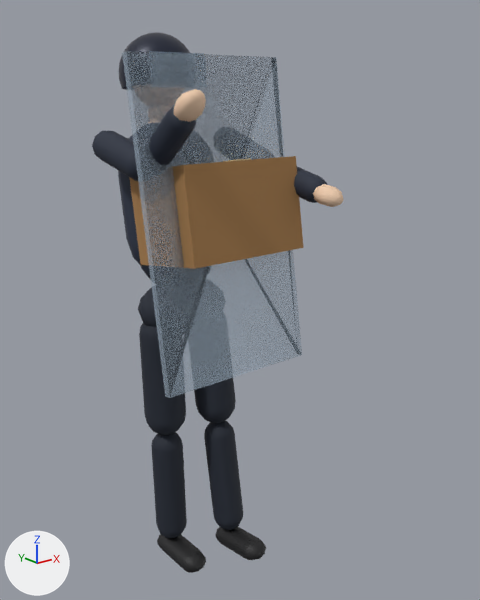
An edit to the glTF model city-hold/public/models/placeholder/char_shield.glb, drawn before and after from the same camera.
One viewpoint serves both versions: a camera (50 mm lens) standing at (-1.226, -1.853, 1.609) and looking at (0.064, -0.241, 0.964). Lighting does not change. The marker at lower left points along +X, +Y and +Z. The picture after the commit comes second. Both versions are drawn at frame 20 of the action 'held'; the numbers are the values there.
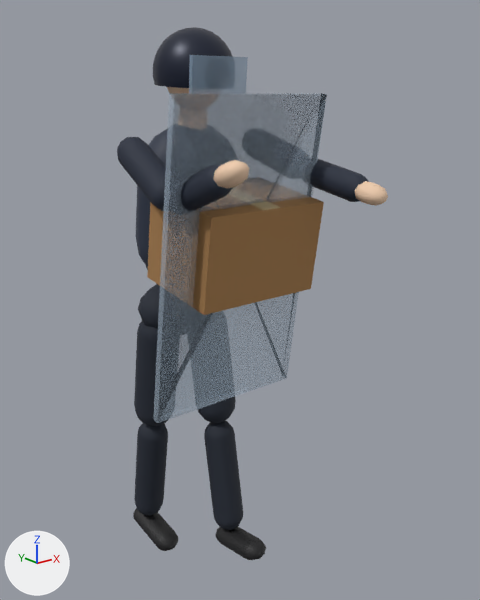
ob_legl is not drawn itself; it is the parent of ob_mesh_1, ob_kneel.
ob_torso is not drawn itself; it is the parent of ob_mesh_4, ob_mesh_5, ob_mesh_6, ob_head, ob_arml, ob_armr, ob_carry, ob_shield.
ob_head is not drawn itself; it is the parent of ob_mesh_7, ob_mesh_8, ob_mesh_9.
ob_armr is not drawn itself; it is the parent of ob_mesh_10_001, ob_elbowr.

Pixel boxes [x1, y1, x2, y2] of what changed, in the pictures (480 x 600 px):
'shield', turned
    before: [122, 51, 302, 398]
    after: [153, 93, 327, 423]
'Mesh_13', turned
    before: [129, 156, 303, 269]
    after: [147, 197, 324, 315]
'Mesh_2', turned
    before: [151, 432, 187, 538]
    after: [134, 423, 168, 515]
'Mesh_8', turned
    before: [119, 32, 190, 90]
    after: [153, 27, 233, 88]
'Mesh_1', turned
    before: [139, 323, 186, 435]
    after: [134, 321, 169, 426]
'Mesh_10', turned
    before: [92, 131, 138, 181]
    after: [117, 137, 166, 211]
'Mesh_11', turned
    before: [150, 105, 196, 165]
    after: [181, 165, 233, 211]
'Mesh_9', turned
    before: [150, 51, 205, 54]
    after: [189, 55, 248, 93]
'Mesh_5', turned
    before: [118, 135, 149, 267]
    after: [136, 129, 167, 268]
'Mesh_11.001', turned
    before: [294, 167, 327, 203]
    after: [310, 159, 369, 202]
'Mesh_3', turned
    before: [157, 534, 206, 573]
    after: [133, 508, 178, 551]
'Mesh_12', turned
    before: [174, 89, 206, 122]
    after: [213, 160, 249, 189]
'Mesh_12.001', turned
    before: [313, 184, 344, 207]
    after: [354, 181, 388, 206]
'Mesh_16', turned
    before: [128, 52, 275, 391]
    after: [158, 94, 323, 417]
'Mesh_14', turned
    before: [223, 158, 251, 162]
    after: [251, 202, 280, 210]
'Mesh_7', turned (not visible before)
    after: [167, 87, 189, 93]
'Mesh_4', turned (not visible afterwards)
    before: [141, 266, 151, 280]

What changed in the scene script:
```text
Change ob_legl:
    ob_legl.rotation_euler: (-0.0345, 0.0, 0.0) -> (0.165, 0.0, 0.0)  # degrees (-2, 0, 0) -> degrees (9.5, 0, 0)
Change ob_torso:
    ob_torso.rotation_euler: (-0.162, 0.0, 0.0) -> (0.15, 0.0, 0.0)  # degrees (-9.3, 0, 0) -> degrees (8.6, 0, 0)
Change ob_head:
    ob_head.rotation_euler: (0.0809, 0.0, 0.0) -> (-0.075, 0.0, 0.0)  # degrees (4.6, 0, 0) -> degrees (-4.3, 0, 0)
Change ob_armr:
    ob_armr.rotation_euler: (-1.094, 0.0, 0.0) -> (-1.45, 0.0, 0.0)  # degrees (-63, 0, 0) -> degrees (-83, 0, 0)
```
